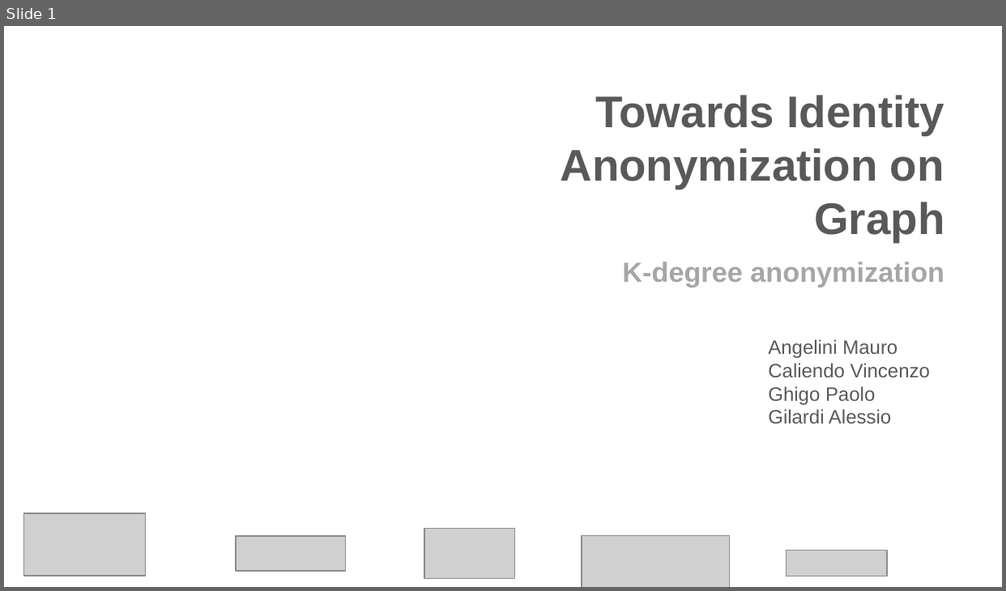
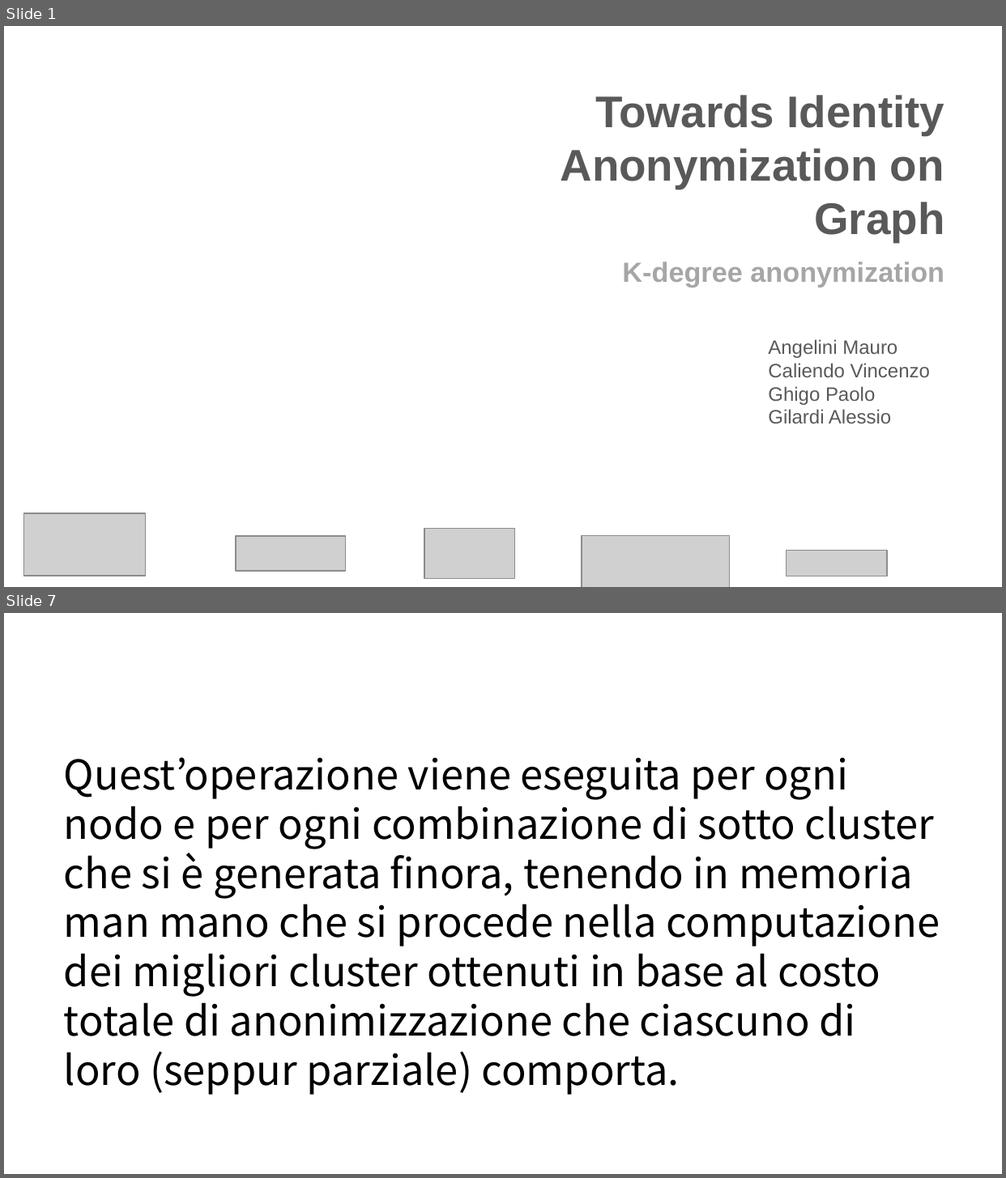
Before and after one commit to Navypowder/DP-P-project, a slide deck: Presentation/Towards_Identity_Anonymization_on_graph(K-degree anonymization).pptx. Shown one above the other, each under a label of ours: slide 1 before the commit, slides 1 and 7 after it; the slides between them are not shown. The pictures are 1006x591 and 1006x1178 pixels, drawn with LibreOffice and Linux fonts; fonts in the diff are those of the drawing; grey boxes stand for pictures; background and template pictures are left out. Boxes give left, top, right and bottom in pixels: in the first picture for what was removed or moved away, otherwise in the second. Text is boxed around its words. In the diff, an @@ line names an element or a change of style, - is before the commit and + after.

```diff
--- a/Presentation/Towards_Identity_Anonymization_on_graph(K-degree anonymization).pptx
+++ b/Presentation/Towards_Identity_Anonymization_on_graph(K-degree anonymization).pptx
@@ slide 7 added at (x1=4, y1=613, x2=1002, y2=1174), background picture (left out) @@
@@ text added at (x1=64, y1=757, x2=940, y2=1095), 29.6 pt, text #000000 @@
+Quest’operazione viene eseguita per ogni nodo e per ogni combinazione di sotto cluster che si è generata finora, tenendo in memoria man mano che si procede nella computazione dei migliori cluster ottenuti in base al costo totale di anonimizzazione che ciascuno di loro (seppur parziale) comporta.
```
Also in this commit, not shown: 11 other slides added, 2 slides removed, 1 other file.
